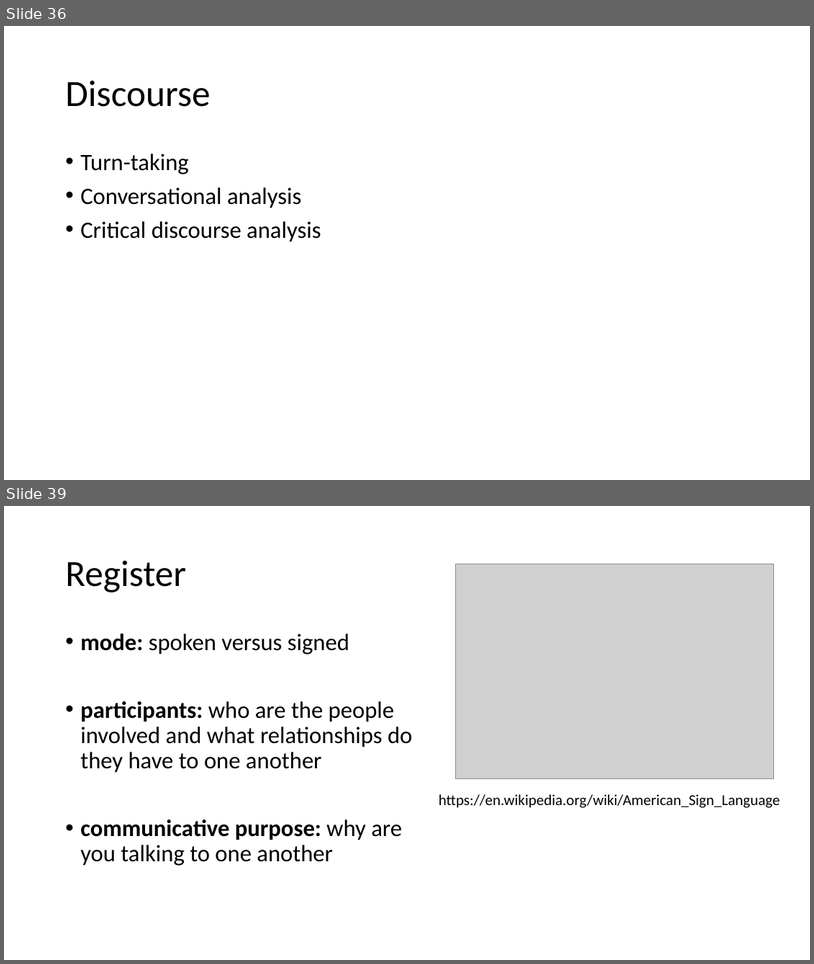
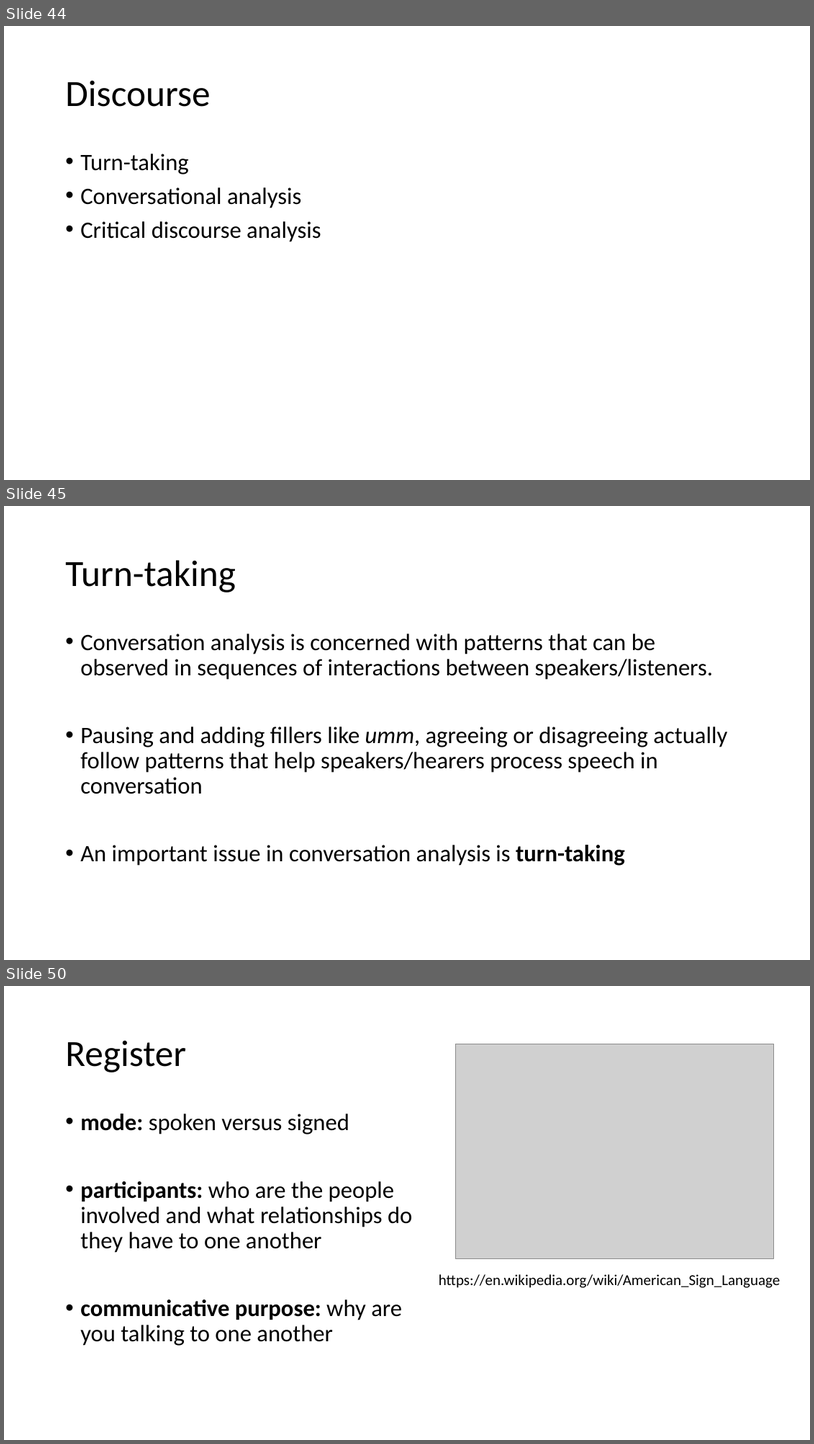
Before and after one commit to ajrtallman/Corpus_Linguistics_FSU_2023-2024, a slide deck: 03_lectures/Corpus Linguistics_2023_11_10.pptx. Shown one above the other, each under a label of ours: slides 36 and 39 before the commit, slides 44, 45 and 50 after it; the slides between them are not shown. The pictures are 814x964 and 814x1444 pixels, drawn with LibreOffice and Linux fonts; fonts in the diff are those of the drawing; grey boxes stand for pictures. Boxes give left, top, right and bottom in pixels: in the first picture for what was removed or moved away, otherwise in the second. Text is boxed around its words. In the diff, an @@ line names an element or a change of style, - is before the commit and + after.

```diff
--- a/03_lectures/Corpus Linguistics_2023_11_10.pptx
+++ b/03_lectures/Corpus Linguistics_2023_11_10.pptx
@@ slide 45 added at box(4, 506, 810, 960), background #FFFFFF @@
@@ title added at box(65, 560, 236, 592), 44 pt, text #000000 @@
+Turn-taking
@@ text added at box(80, 633, 728, 865), 28 pt, text #000000 @@
+• Conversation analysis is concerned with patterns that can be observed in sequences of interactions between speakers/listeners.
+• Pausing and adding fillers like umm, agreeing or disagreeing actually follow patterns that help speakers/hearers process speech in conversation
+• An important issue in conversation analysis is turn-taking
@@ what was slide 36 is now slide 44 @@
@@ what was slide 39 is now slide 50 @@
```
Also in this commit, not shown: 5 slides changed, 10 other slides added, 4 other files.
